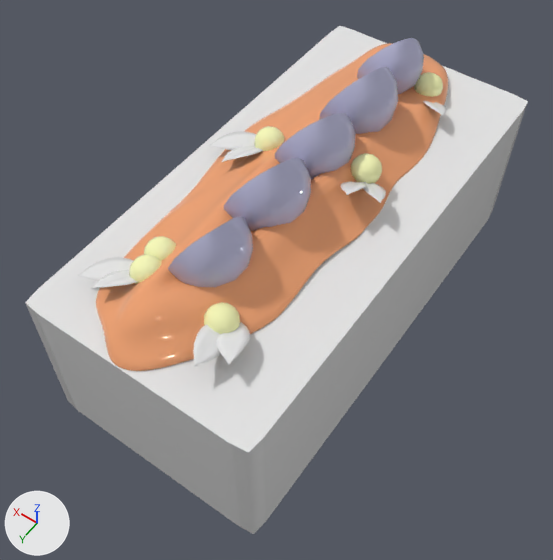
The FBX model ZooFight-Project/Assets/09.Models/Blocks/Cake_09.fbx, before and after one commit.
One viewpoint serves both versions: a 50 mm camera at (-1.3, 2.04, 3.23) aimed at (-0.02, 0.25, 0.42). The lights are fixed; the arrows at lower left show +X, +Y and +Z. Where no turn or scale is listed for an object, it has been applied to the vertices.
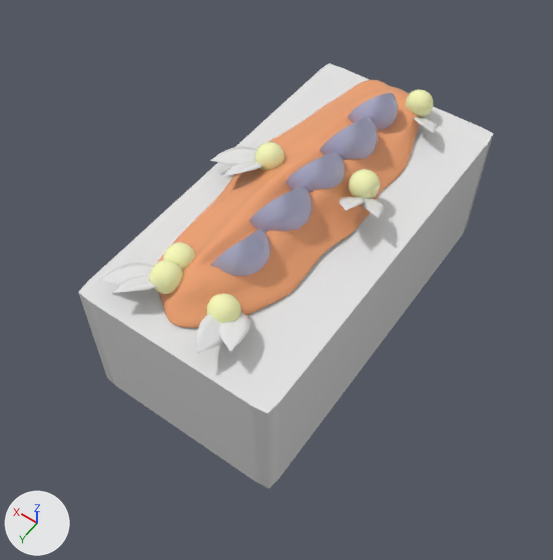
Changed parts and their boxes (x1, y1, x2, y2) in the pictures (553 x 560 px):
'Cake_body009', mesh rescaled (18% narrower, 16% shorter)
    before: (25, 26, 528, 534)
    after: (79, 63, 493, 489)
'Group13087', mesh rescaled, moved (25% narrower, 24% shorter)
    before: (96, 43, 448, 371)
    after: (157, 80, 420, 328)
'Cake_berry010', moved, rescaled (28% narrower, 32% shorter)
    before: (168, 217, 253, 287)
    after: (210, 229, 271, 276)
'Cake_berry011', moved, rescaled
    before: (223, 158, 311, 231)
    after: (249, 186, 312, 232)
'Cake_berry008', moved, rescaled
    before: (319, 67, 398, 134)
    after: (319, 117, 378, 160)
'Cake_berry009', moved, rescaled
    before: (275, 113, 356, 179)
    after: (286, 152, 345, 193)
'Cake_berry007', moved, rescaled
    before: (357, 38, 424, 94)
    after: (348, 93, 398, 130)
'Box010', moved
    before: (129, 254, 162, 284)
    after: (149, 260, 183, 294)
'Plane014', moved
    before: (78, 257, 133, 281)
    after: (100, 262, 153, 286)
'Box014', moved
    before: (351, 153, 382, 184)
    after: (348, 169, 380, 199)
'Box015', moved
    before: (204, 302, 240, 334)
    after: (206, 293, 241, 323)
'Plane016', moved
    before: (209, 131, 256, 150)
    after: (210, 146, 257, 165)
'Plane020', moved
    before: (216, 322, 250, 365)
    after: (219, 312, 250, 352)
'Box013', moved
    before: (254, 126, 284, 151)
    after: (255, 142, 285, 170)
'Box011', moved
    before: (414, 72, 443, 97)
    after: (405, 89, 433, 118)
'Plane021', moved
    before: (193, 325, 221, 366)
    after: (197, 314, 223, 354)
'Box012', moved
    before: (144, 236, 176, 261)
    after: (163, 242, 196, 270)
'Plane015', moved
    before: (91, 270, 137, 289)
    after: (112, 275, 158, 293)
'Plane012', moved
    before: (423, 101, 447, 116)
    after: (413, 117, 436, 133)

The edits, one by one:
me_mesh_006 has 40 vertices, 33 faces and spans x -0.56..0.56, y -1.16..1.16, z 0.0..0.79.
me_mesh_006 is used by ob_cake_body009; location (0.0, 0.0, 0.0).
me_mesh_006 part 2: the whole mesh is scaled about the mesh origin by (0.881, 0.825, 0.877).
me_mesh_021 has 10043 vertices, 20082 faces and spans x -0.34..0.46, y -1.19..1.16, z 0.6..0.95.
me_mesh_021 is used by ob_group13087; location (0.0, 0.0, 0.0).
me_mesh_021 part 1: the whole mesh is scaled about its middle by (0.829, 0.777, 0.829), then moved by (0.0, -0.05, 0.0).
Object 'Box013' (ob_box013) moves from (0.317, -0.164, 0.177) to (0.317, -0.164, 0.085).
Object 'Cake_berry007' (ob_cake_berry007) moves from (0.117, -0.829, 0.811) to (0.082, -0.656, 0.682).
Object 'Cake_berry007' (ob_cake_berry007) is rescaled from (0.0104, 0.0104, 0.018) to (0.00801, 0.00801, 0.0139).
Object 'Plane020' (ob_plane020) moves from (-0.257, 0.847, 0.861) to (-0.188, 0.757, 0.768).
Object 'Box010' (ob_box010) moves from (0.267, 0.726, 0.177) to (0.245, 0.651, 0.085).
Object 'Box011' (ob_box011) moves from (-0.196, -0.797, 0.164) to (-0.176, -0.767, 0.071).
Object 'Group13087' (ob_group13087) moves from (0.0, 0.0, 0.0) to (0.0, 0.0, -0.093).
Object 'Cake_berry008' (ob_cake_berry008) moves from (0.103, -0.493, 0.811) to (0.071, -0.398, 0.682).
Object 'Cake_berry008' (ob_cake_berry008) is rescaled from (0.0122, 0.0122, 0.0211) to (0.00938, 0.00938, 0.0162).
Object 'Box015' (ob_box015) moves from (0.064, 0.97, 0.214) to (0.133, 0.879, 0.121).
Object 'Plane012' (ob_plane012) moves from (-0.227, -0.763, 0.855) to (-0.207, -0.734, 0.762).
Object 'Plane015' (ob_plane015) moves from (0.254, 0.873, 0.866) to (0.233, 0.799, 0.773).
Object 'Plane014' (ob_plane014) moves from (0.327, 0.865, 0.85) to (0.305, 0.79, 0.758).
Object 'Plane016' (ob_plane016) moves from (0.378, -0.025, 0.85) to (0.378, -0.025, 0.758).
Object 'Box014' (ob_box014) moves from (-0.269, -0.088, 0.206) to (-0.269, -0.088, 0.114).
Object 'Cake_berry011' (ob_cake_berry011) moves from (0.103, 0.215, 0.811) to (0.071, 0.147, 0.682).
Object 'Cake_berry011' (ob_cake_berry011) is rescaled from (0.0122, 0.0122, 0.0211) to (0.00938, 0.00938, 0.0162).
Object 'Cake_berry009' (ob_cake_berry009) moves from (0.101, -0.149, 0.811) to (0.069, -0.133, 0.682).
Object 'Cake_berry009' (ob_cake_berry009) is rescaled from (0.0117, 0.0117, 0.0203) to (0.00903, 0.00903, 0.0156).
Object 'Plane021' (ob_plane021) moves from (-0.207, 0.903, 0.869) to (-0.139, 0.812, 0.776).
Object 'Cake_berry010' (ob_cake_berry010) moves from (0.101, 0.598, 0.811) to (0.069, 0.442, 0.682).
Object 'Cake_berry010' (ob_cake_berry010) is rescaled from (0.0113, 0.0113, 0.0196) to (0.00869, 0.00869, 0.0151).
Object 'Box012' (ob_box012) moves from (0.288, 0.618, 0.17) to (0.266, 0.543, 0.077).
